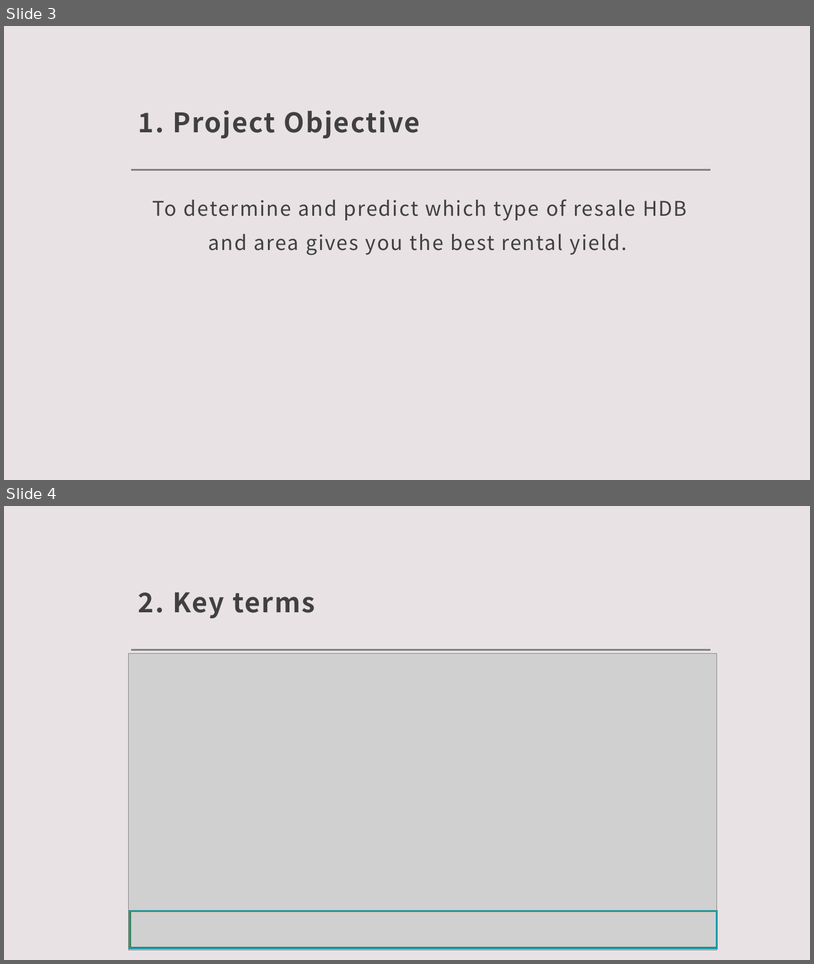
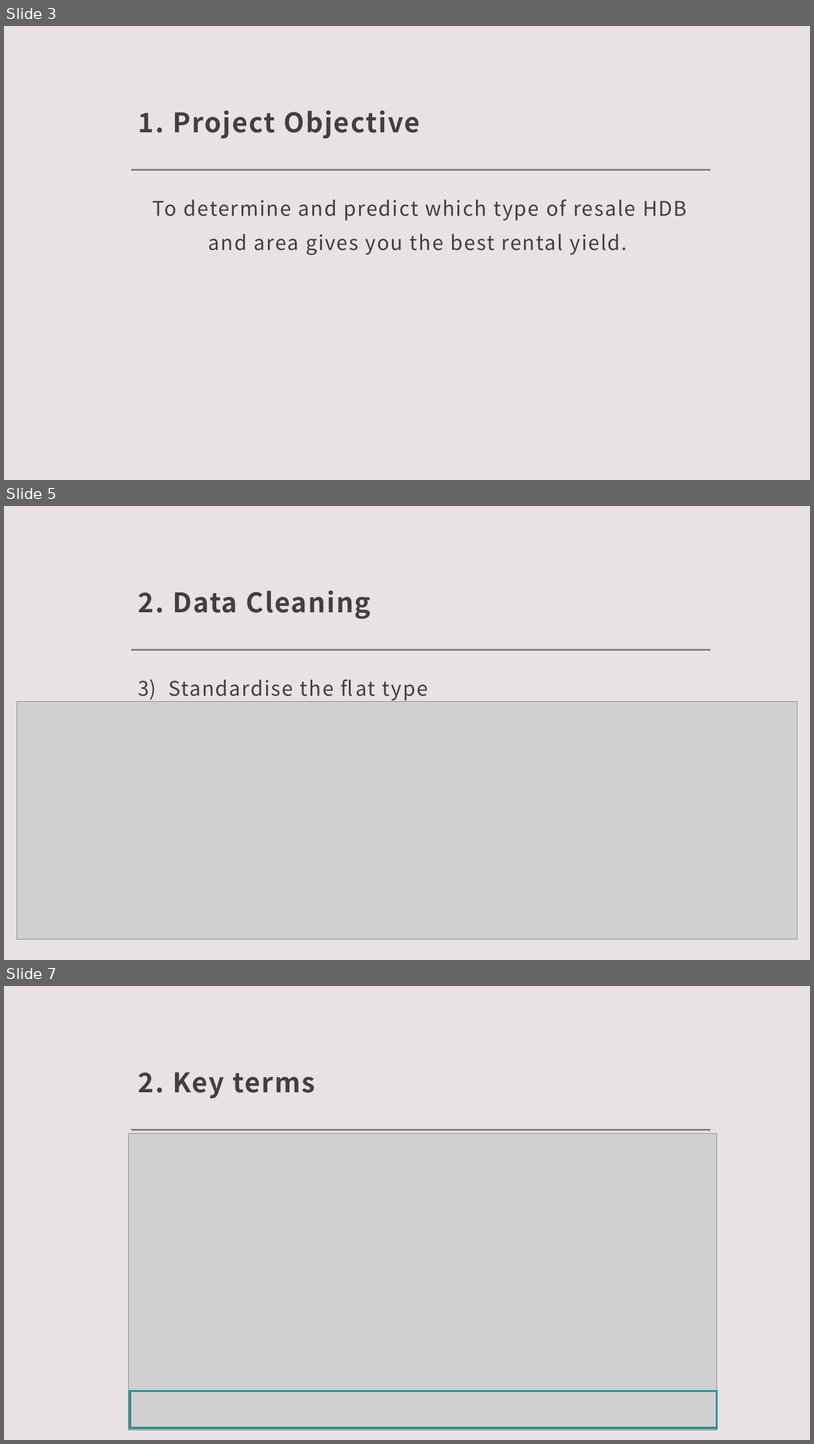
Before and after one commit to CasperPeh/HDB_Lifetime_Yield, a slide deck: Final Project presentation - Casper Peh.pptx. Shown one above the other, each under a label of ours: slides 3 and 4 before the commit, slides 3, 5 and 7 after it; the slides between them are not shown. The pictures are 814x964 and 814x1444 pixels, drawn with LibreOffice and Linux fonts; fonts in the diff are those of the drawing; grey boxes stand for pictures. Boxes give left, top, right and bottom in pixels: in the first picture for what was removed or moved away, otherwise in the second. Text is boxed around its words. In the diff, an @@ line names an element or a change of style, - is before the commit and + after.

```diff
--- a/Final Project presentation - Casper Peh.pptx
+++ b/Final Project presentation - Casper Peh.pptx
@@ slide 5 added at [4, 506, 810, 960], background #E8E2E5; not listed: 1 template element that a slide beside it also shows @@
@@ title added at [138, 590, 371, 619], 32 pt, text #404040, bold @@
+2. Data Cleaning
@@ text added at [168, 679, 428, 702], 24 pt, text #404040 @@
+3) Standardise the flat type
@@ picture added at [17, 702, 797, 939] @@
@@ what was slide 4 is now slide 7 @@
```
Also in this commit, not shown: 1 slide changed, 2 other slides added.
